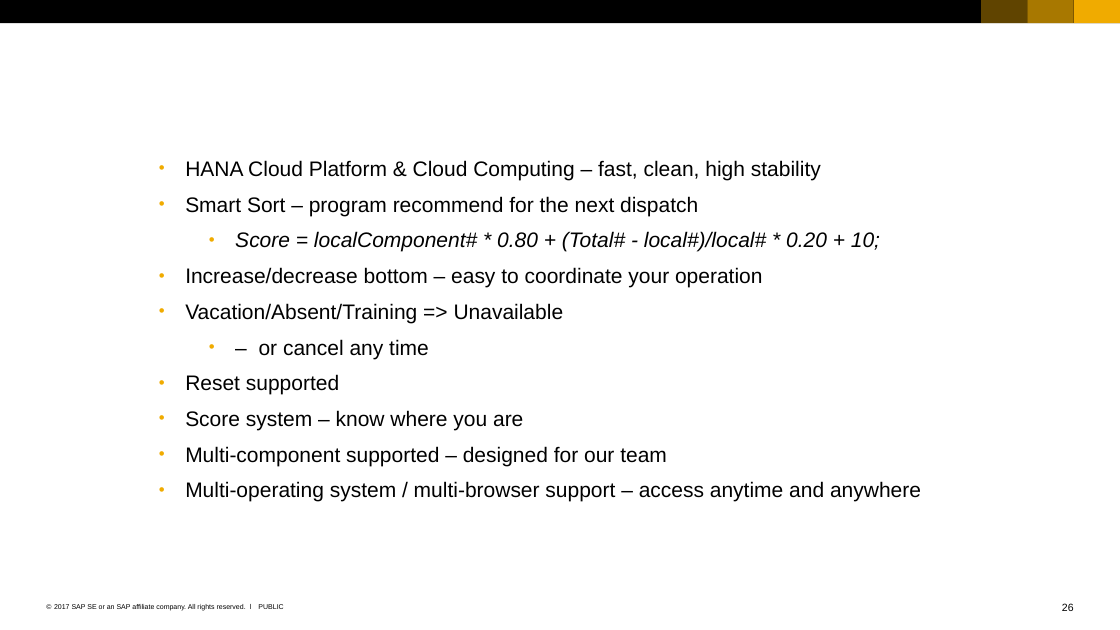
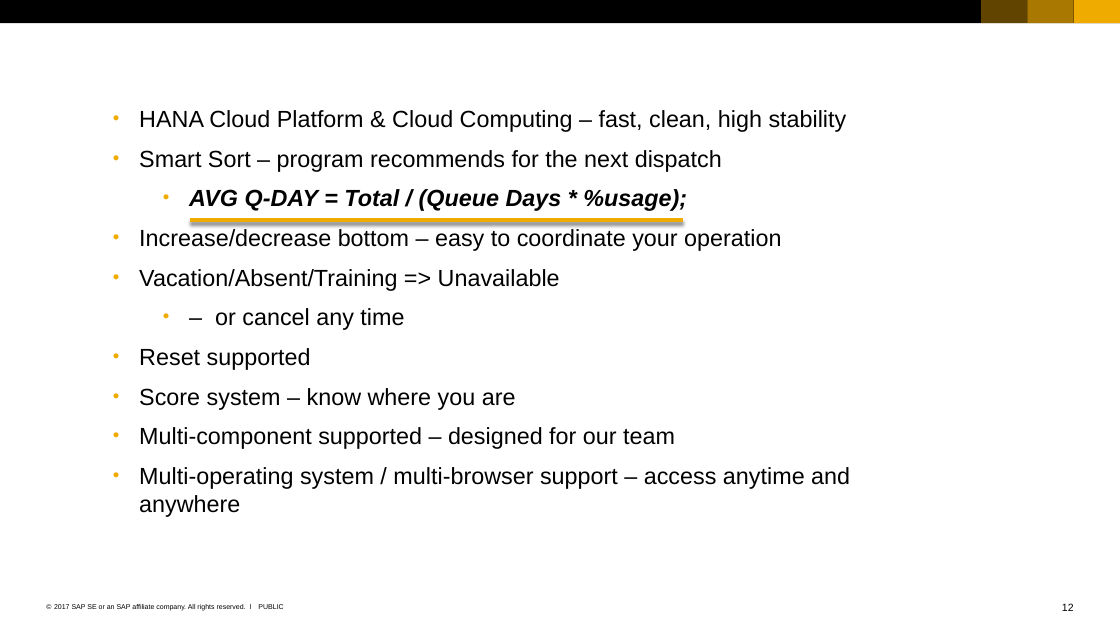
Before and after one commit to qianyilun/workload-calculator, a slide deck: slide 12 of SAP_2017_16x9_black_and_white.pptx (slide 26 before the commit). Drawn at 1120x630 pixels with LibreOffice and Linux fonts; fonts in the diff are those of the drawing. Boxes give left, top, right and bottom in pixels: in the first picture for what was removed or moved away, otherwise in the second. Text is boxed around its words. In the diff, an @@ line names an element or a change of style, - is before the commit and + after.

```diff
--- a/SAP_2017_16x9_black_and_white.pptx
+++ b/SAP_2017_16x9_black_and_white.pptx
@@ text "HANA Cloud Platform & Cloud ...": place and size @@
-text "HANA Cloud Platform & Cloud ..." at (185,160,921,502)
+text "HANA Cloud Platform & Cloud ..." at (139,110,850,517)
@@ text at (139,110,850,517): size 18 to 20 pt in "HANA Cloud Platform & Cloud Computing – ...", "Increase/decrease bottom – easy to coordinate your ...", "Vacation/Absent/Training => Unavailable", "– or cancel any time" and 4 more places; more space between paragraphs @@
@@ text at (139,150,722,211): text changed; size 18 to 20 pt; italic off @@
-• Smart Sort – program recommend for the next dispatch
-  • Score = localComponent# * 0.80 + (Total# - local#)/local# * 0.20 + 10;
+• Smart Sort – program recommends for the next dispatch
+  • AVG Q-DAY = Total / (Queue Days * %usage);
@@ line added from (190, 220) to (683, 220), #F0AB00 3.75 pt @@
@@ page number at (1062,603,1074,611): text changed @@
-26
+12
```
Also in this commit, not shown: 5 other slides changed, 3 slides added, 17 slides removed.
